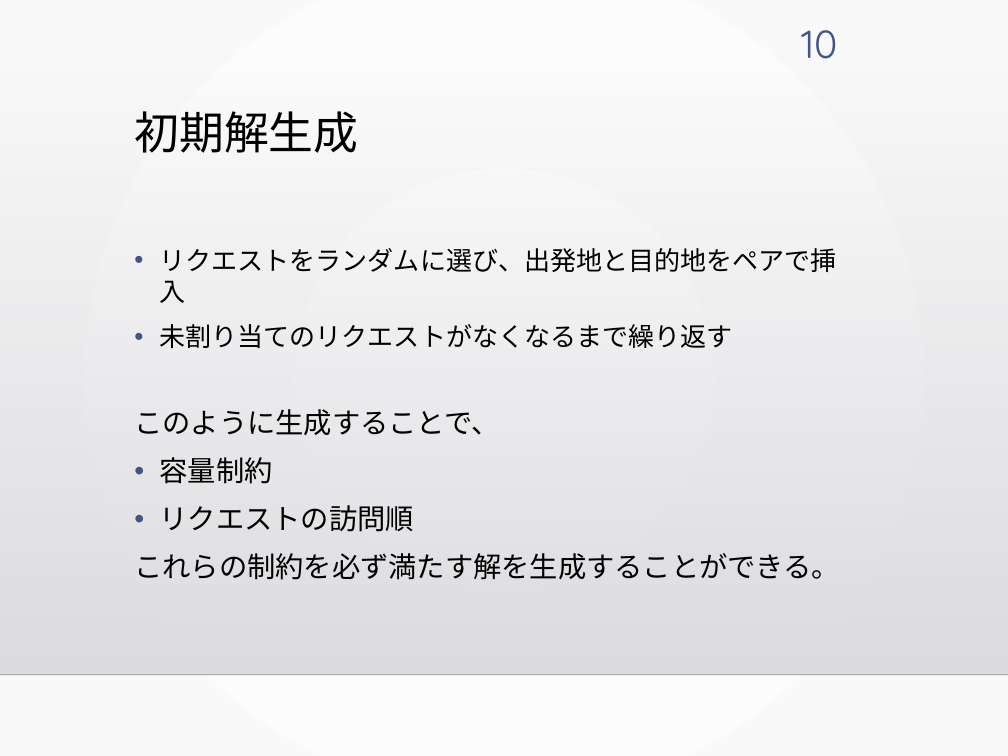
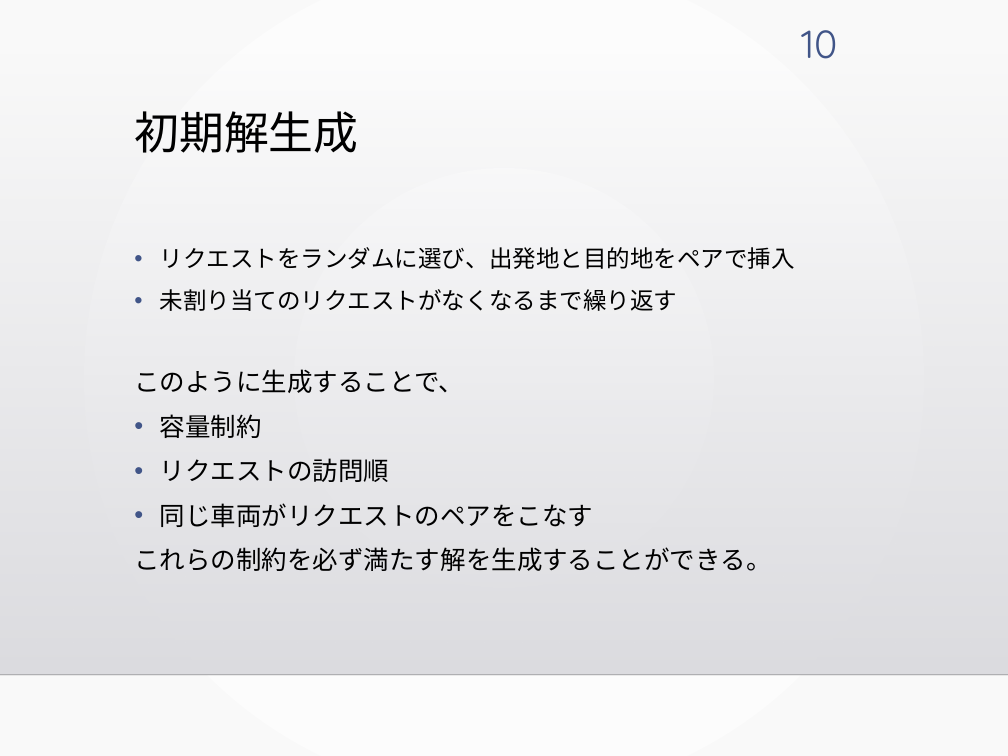
Before and after one commit to kotaro400/DARP, a slide deck: slide 10 of 卒論発表_10分用.pptx. Drawn at 1008x756 pixels with LibreOffice and Linux fonts; fonts in the diff are those of the drawing; background and template pictures are left out. Boxes give left, top, right and bottom in pixels: in the first picture for what was removed or moved away, otherwise in the second. Text is boxed around its words. In the diff, an @@ line names an element or a change of style, - is before the commit and + after.

```diff
--- a/卒論発表_10分用.pptx
+++ b/卒論発表_10分用.pptx
@@ text at (x1=134, y1=247, x2=795, y2=571): size 18.6 to 16.8 pt in "リクエストをランダムに選び、出発地と目的地をペアで挿入", "未割り当てのリクエストがなくなるまで繰り返す"; size 20.1 to 18.2 pt in "このように生成することで、", "容量制約", "リクエストの訪問順", "これらの制約を必ず満たす解を生成することができる。" @@
@@ text at (x1=160, y1=503, x2=593, y2=527): paragraph added @@
+• 同じ車両がリクエストのペアをこなす
```
Also in this commit, not shown: 4 other slides changed.
